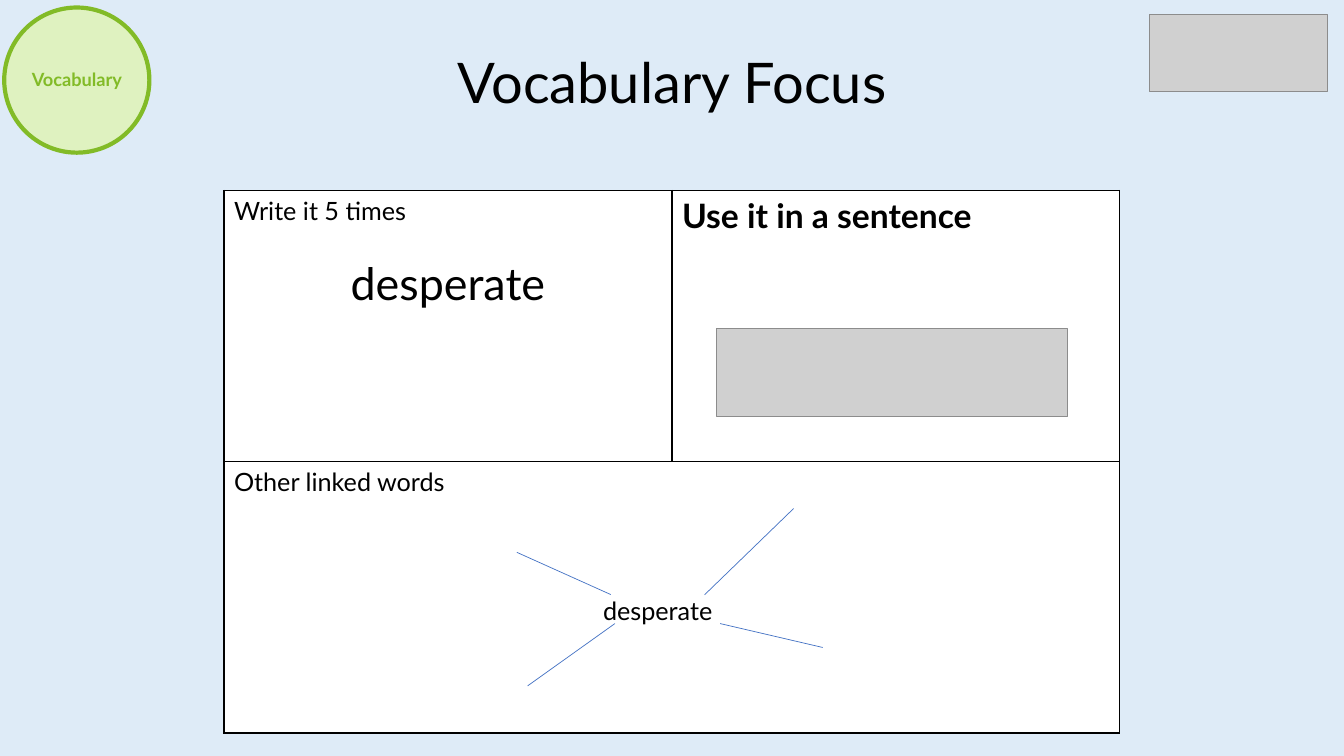
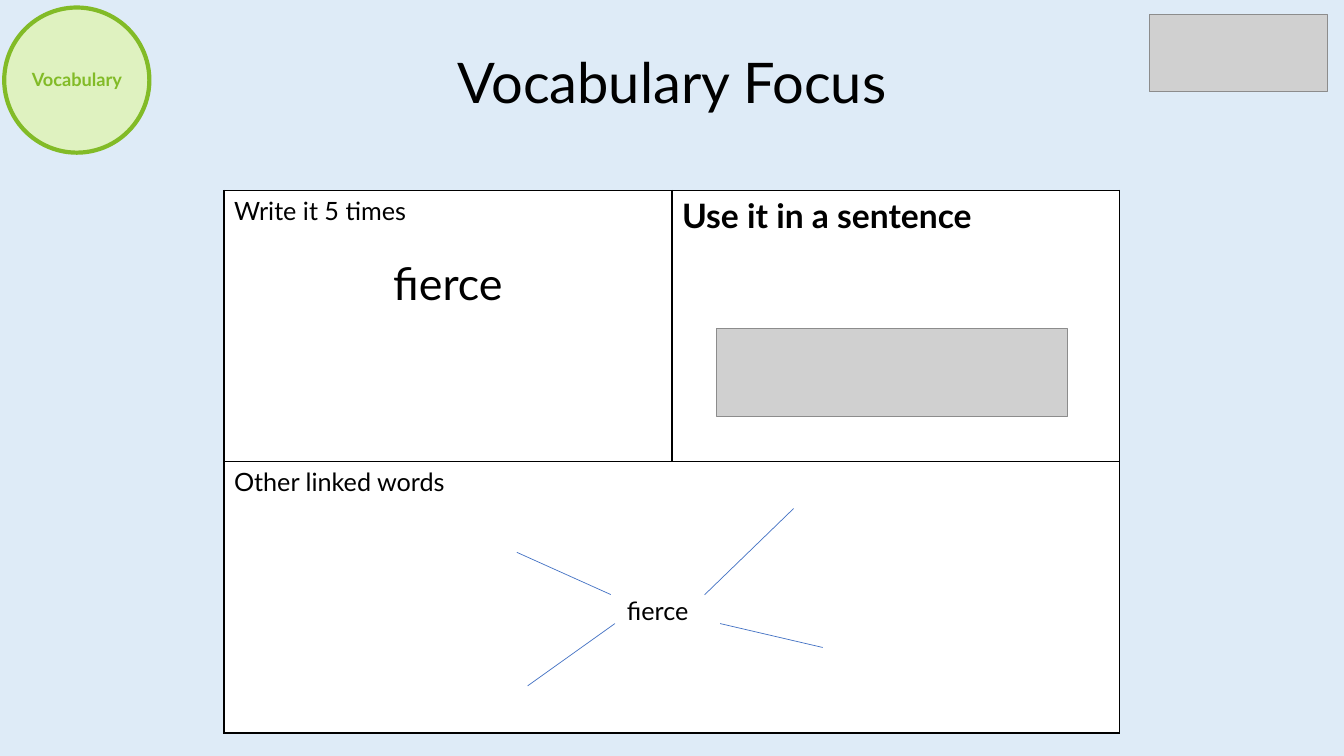
Before and after one commit to imcl75/claude_files, a slide deck: slide 12 of Reading/BeingAReader_Template.pptx. Drawn at 1344x756 pixels with LibreOffice and Linux fonts; fonts in the diff are those of the drawing; grey boxes stand for pictures. Boxes give left, top, right and bottom in pixels: in the first picture for what was removed or moved away, otherwise in the second. Text is boxed around its words. In the diff, an @@ line names an element or a change of style, - is before the commit and + after.

```diff
--- a/Reading/BeingAReader_Template.pptx
+++ b/Reading/BeingAReader_Template.pptx
@@ table at [224, 191, 1119, 733] @@
-row 1, column 1: Write it 5 times / desperate
+row 1, column 1: Write it 5 times / fierce
@@ text at [627, 601, 688, 620]: text changed @@
-desperate
+fierce
```
Also in this commit, not shown: 13 other slides changed.
